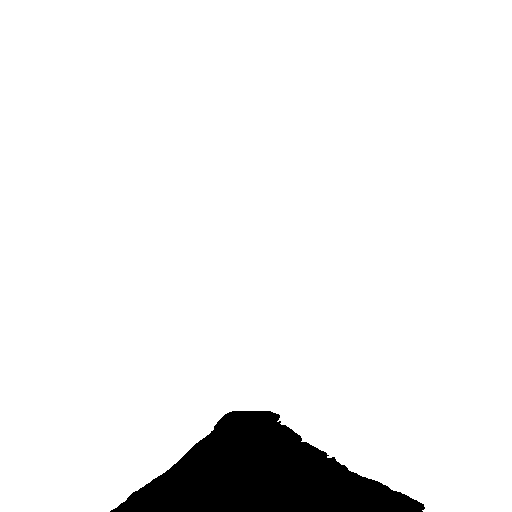
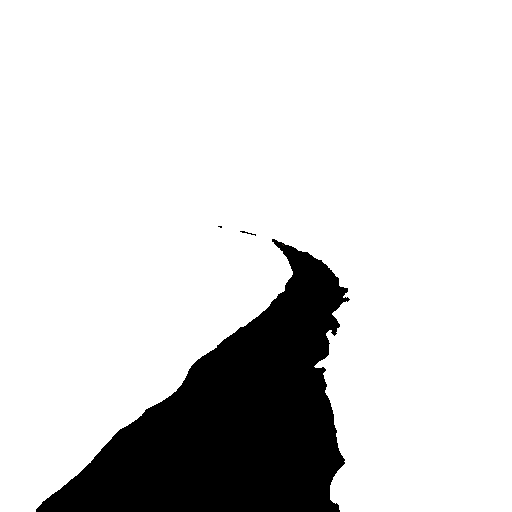
Two versions of the same layered image (512 x 512). Layer-by-layer changes:
painted on "Overlay" over (x1=36, y1=226, x2=425, y2=512)
painted on "Hintergrund" over (x1=36, y1=226, x2=425, y2=512)
